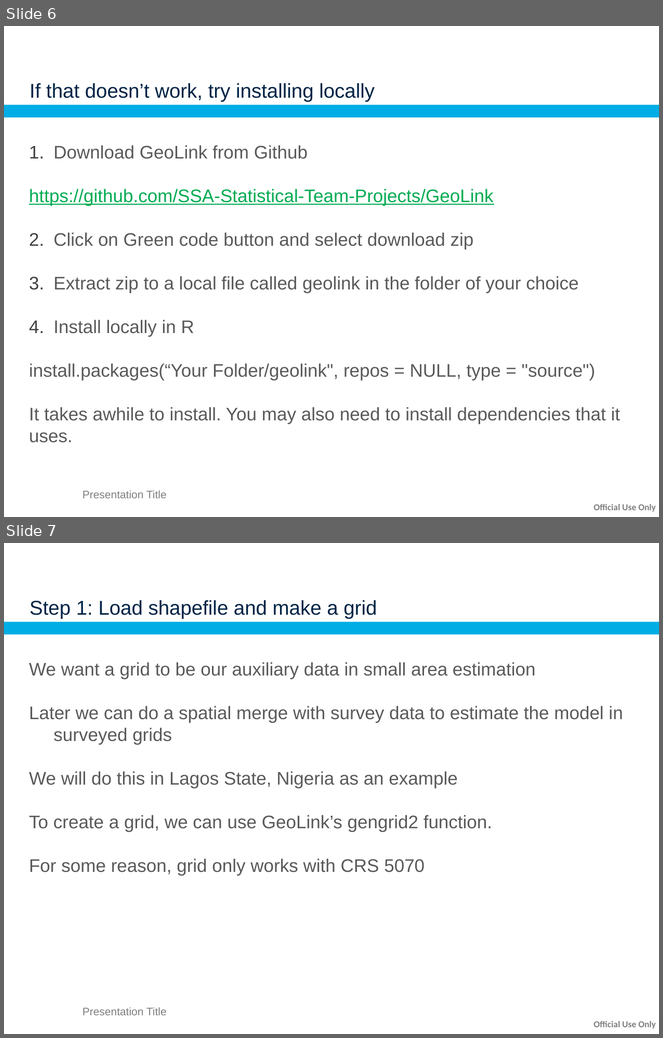
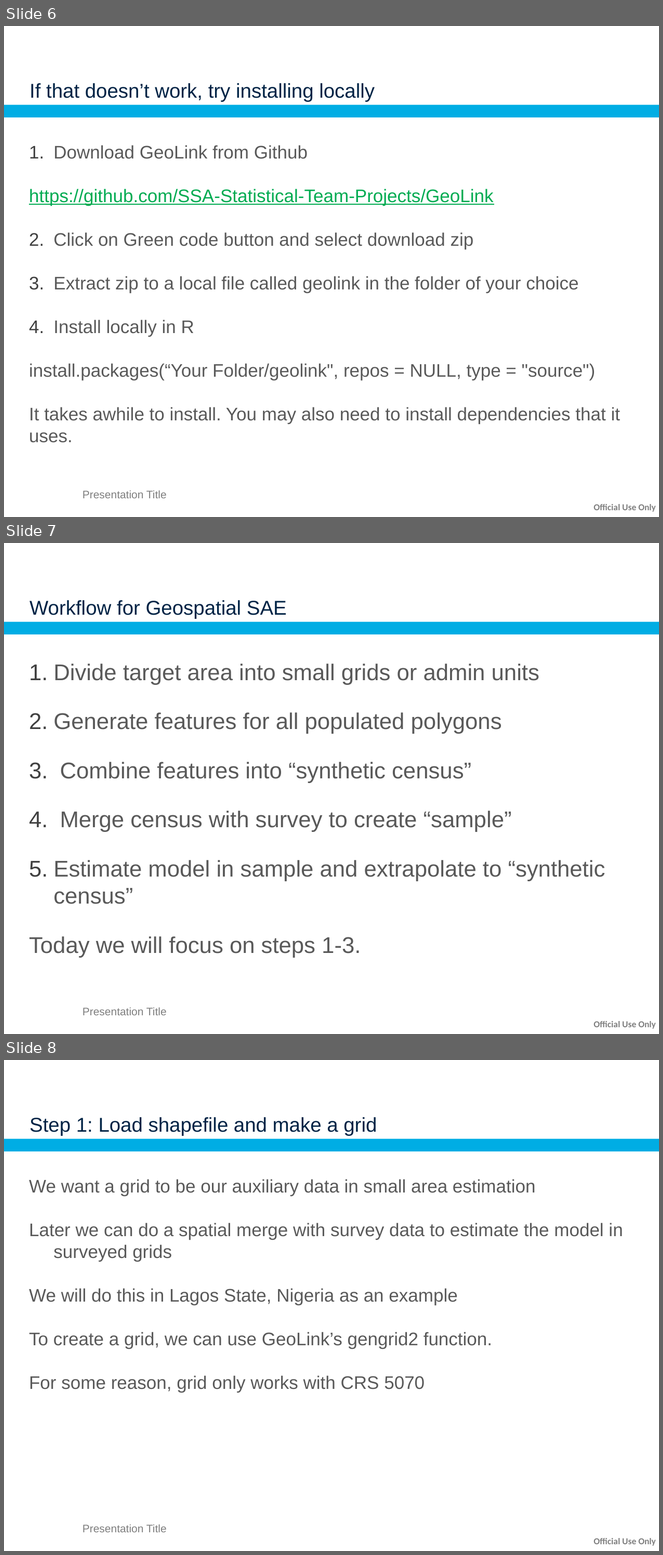
Before and after one commit to JoshMerfeld/nairobiworkshops, a slide deck: GeoLink presentation.pptx. Shown one above the other, each under a label of ours: slides 6 and 7 before the commit, slides 6, 7 and 8 after it. The pictures are 663x1038 and 663x1555 pixels, drawn with LibreOffice and Linux fonts; fonts in the diff are those of the drawing; background and template pictures are left out. Boxes give left, top, right and bottom in pixels: in the first picture for what was removed or moved away, otherwise in the second. Text is boxed around its words. In the diff, an @@ line names an element or a change of style, - is before the commit and + after.

```diff
--- a/GeoLink presentation.pptx
+++ b/GeoLink presentation.pptx
@@ slide 7 added at [4, 543, 659, 1034], background #FFFFFF; not listed: 2 template elements that a slide beside it also shows @@
@@ title added at [29, 600, 287, 618], 22 pt, text #002345 @@
+Workflow for Geospatial SAE
@@ text added at [29, 664, 606, 957], 25 pt, text #595959 @@
+1. Divide target area into small grids or admin units
+2. Generate features for all populated polygons
+3. Combine features into “synthetic census”
+4. Merge census with survey to create “sample”
+5. Estimate model in sample and extrapolate to “synthetic census”
+Today we will focus on steps 1-3.
@@ text added at [83, 1008, 167, 1016], 12 pt, text #7F7F7F @@
+Presentation Title
@@ what was slide 7 is now slide 8 @@
```
Also in this commit, not shown: 5 slides changed, 1 other file.
